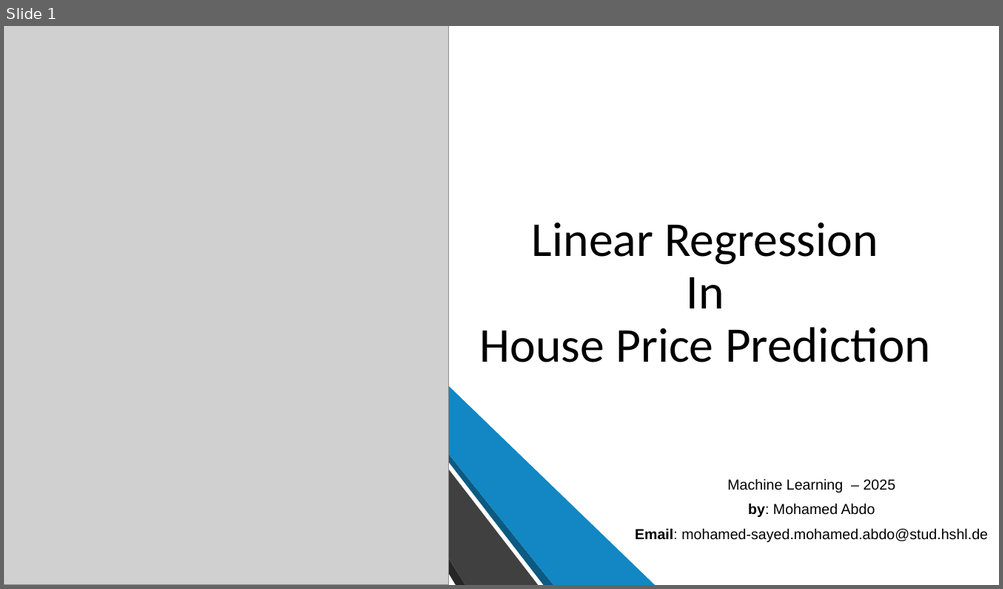
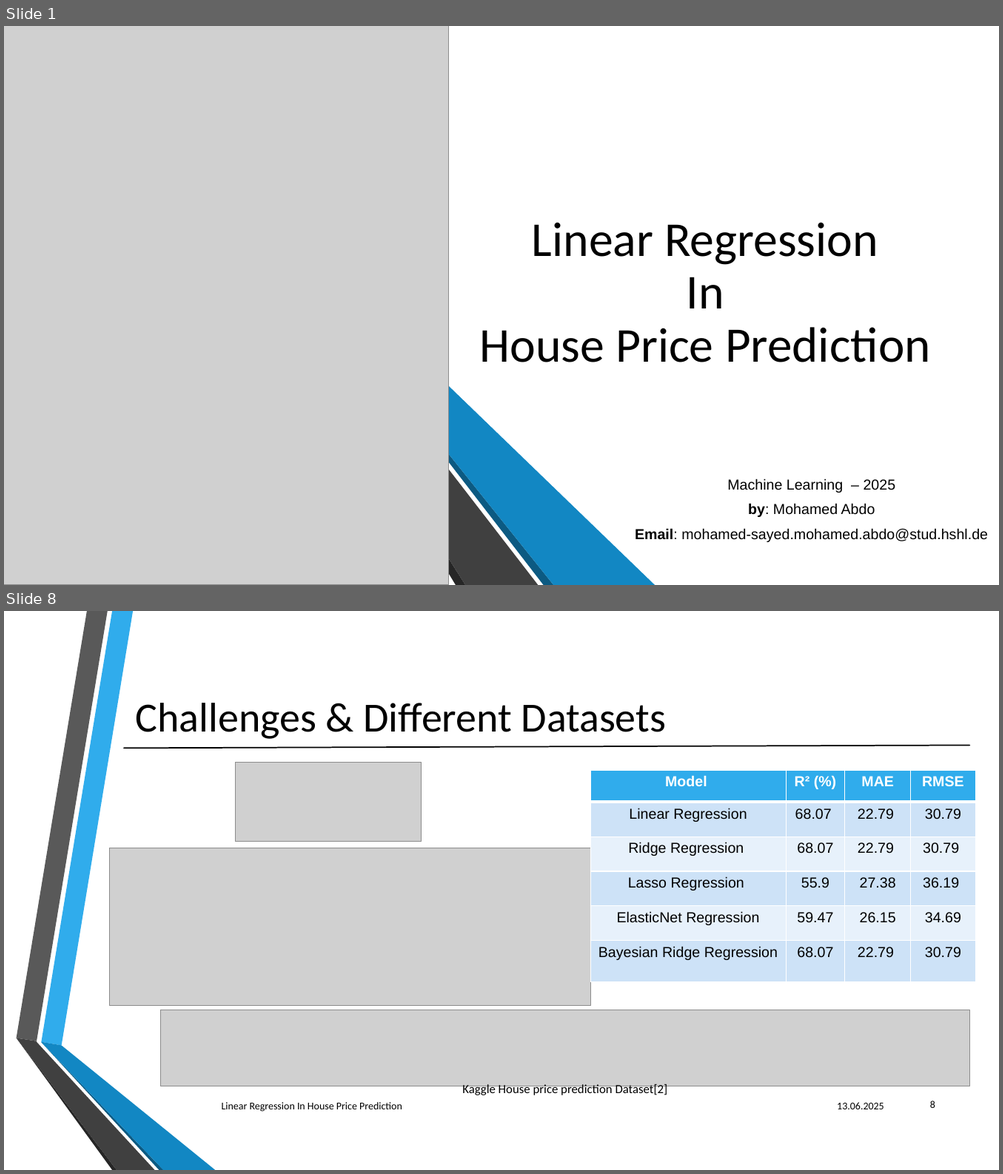
Before and after one commit to MoAbdoHSHL/Machine-Learning-model, a slide deck: LinearRegression_Abdo.pptx. Shown one above the other, each under a label of ours: slide 1 before the commit, slides 1 and 8 after it; the slides between them are not shown. The pictures are 1003x589 and 1003x1174 pixels, drawn with LibreOffice and Linux fonts; fonts in the diff are those of the drawing; grey boxes stand for pictures. Boxes give left, top, right and bottom in pixels: in the first picture for what was removed or moved away, otherwise in the second. Text is boxed around its words. In the diff, an @@ line names an element or a change of style, - is before the commit and + after.

```diff
--- a/LinearRegression_Abdo.pptx
+++ b/LinearRegression_Abdo.pptx
@@ slide 8 added at (x1=4, y1=611, x2=999, y2=1170), background #FFFFFF @@
@@ text added at (x1=136, y1=703, x2=666, y2=739), 40 pt, text #000000 @@
+Challenges & Different Datasets
@@ line added from (124, 749) to (970, 745), #000000 1.25 pt @@
@@ picture added at (x1=236, y1=763, x2=421, y2=842) @@
@@ table added at (x1=590, y1=770, x2=976, y2=982), 6 rows, 4 columns @@
+Model | R² (%) | MAE | RMSE
+Linear Regression | 68.07 | 22.79 | 30.79
+Ridge Regression | 68.07 | 22.79 | 30.79
+Lasso Regression | 55.9 | 27.38 | 36.19
+ElasticNet Regression | 59.47 | 26.15 | 34.69
+Bayesian Ridge Regression | 68.07 | 22.79 | 30.79
@@ picture added at (x1=110, y1=849, x2=590, y2=1005) @@
@@ picture added at (x1=160, y1=1010, x2=970, y2=1087) @@
@@ group added at (x1=16, y1=611, x2=215, y2=1170): 6 freeform shapes @@
@@ text added at (x1=462, y1=1085, x2=668, y2=1096), 12 pt, text #000000 @@
+Kaggle House price prediction Dataset[2]
@@ text added at (x1=222, y1=1102, x2=402, y2=1112), 10 pt, text #000000 @@
+Linear Regression In House Price Prediction
@@ text added at (x1=836, y1=1102, x2=884, y2=1110), 10 pt, text #000000 @@
+13.06.2025
@@ page number added at (x1=930, y1=1101, x2=935, y2=1108), 10 pt, text #000000 @@
+8
```
Also in this commit, not shown: 6 slides changed, 3 other slides added, 1 slide removed, 4 other files.
